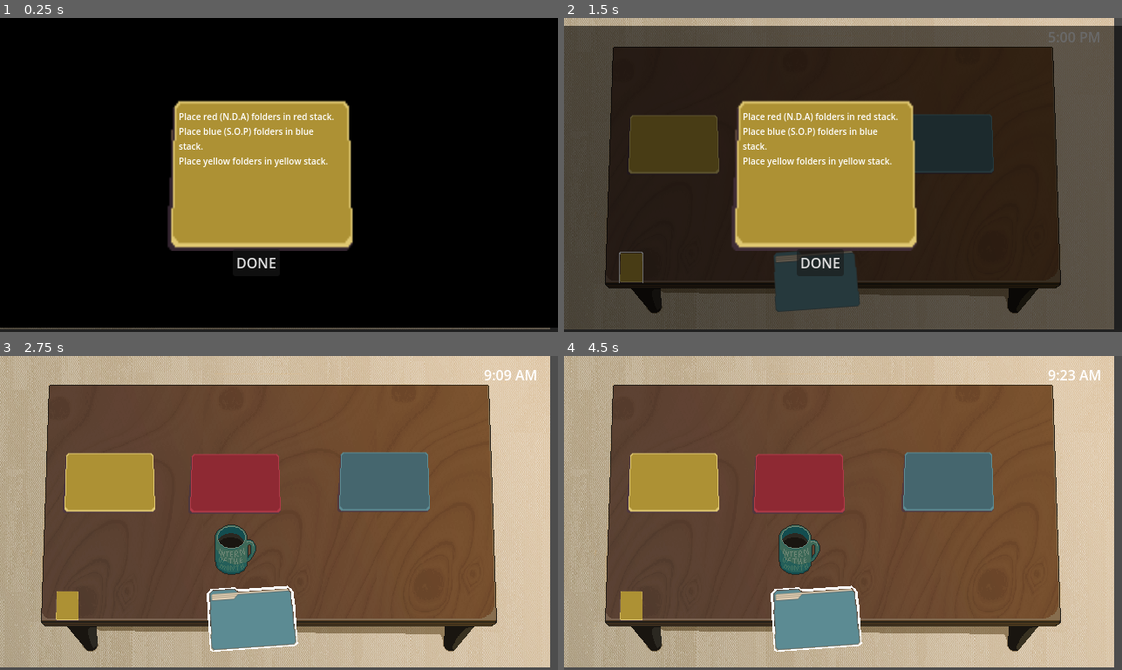
Above: before the commit, frames 1-4 (two rows, left to right).
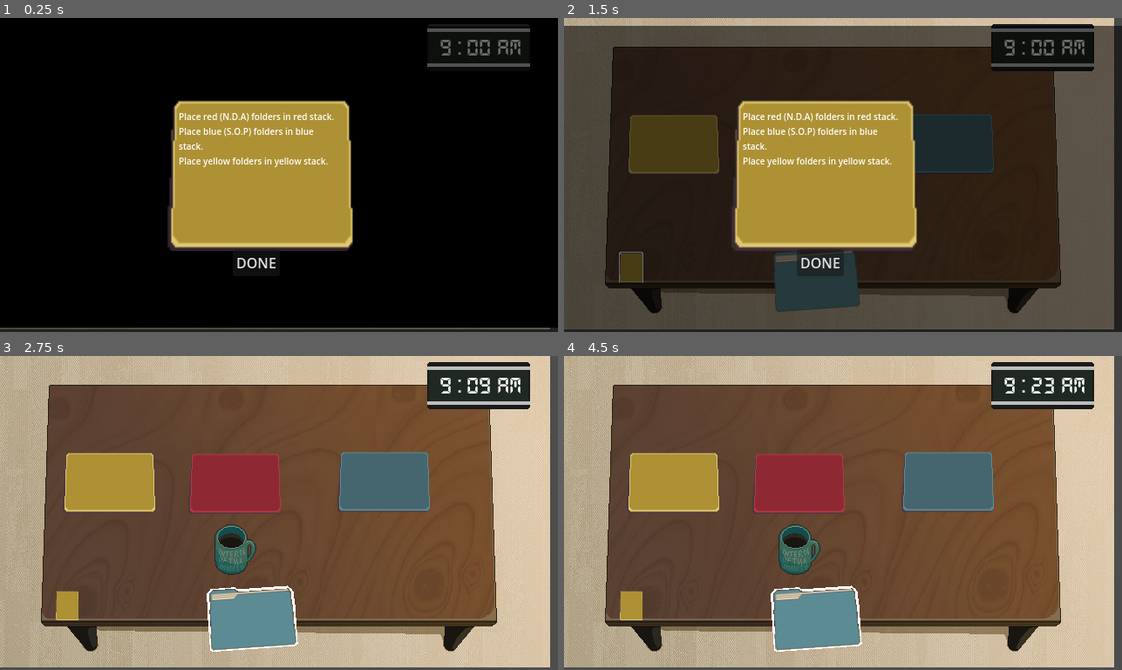
Above: after the commit, the same moments.

Repository: milk9111/godot-wild-jam-79
Game: Godot game, scene res://game.tscn
Two runs of this game, one before a commit and one after it. Both use one fixed random seed, a clock stepped at 60 frames per second and the inputs below.
Inputs (mouse positions are in pixels of both pictures, inside the frame that each line leads up to):
- Up to frame 1 (0.25 s): no input
- Up to frame 2 (1.5 s): click "DONE" at 0.5 s; click (630, 266) at 1.25 s
- Up to frame 3 (2.75 s): click "DONE" at 2 s
- Up to frame 4 (4.5 s): click (630, 604) at 2.75 s; click (630, 604) at 3.5 s; click "DONE" at 4.25 s

The runs differ from the first frame. In frame 1, 0.8% of the frame differs, in the area x 76-95%, y 1-16%; in frame 2, 2.4%; in frame 3, 2.8%; in frame 4, 2.8%, in the area x 76-97%, y 1-17%.

Commit message:
Added better digital clock

Diff:
--- a/clock.gd
+++ b/clock.gd
@@ -6,19 +6,20 @@
 const END_TIME := 17 * 60 * 60   # 5:00 PM in seconds
 const WORKDAY_DURATION := END_TIME - START_TIME  # Total workday duration in seconds
 
-
-@onready var label = $Label
+@onready var hour_label = %HourLabel
+@onready var minute_label = %MinuteLabel
+@onready var meridian_label = %MeridianLabel
 @onready var timer = $Timer
 
 var _is_ended
 
 
-func convert_timer_to_clock(timer: Timer) -> String:
-	var elapsed_ratio := (timer.wait_time - timer.time_left) / timer.wait_time
-	var current_time := START_TIME + (WORKDAY_DURATION * elapsed_ratio)
-	var hours := int(current_time / 3600.0) % 24
-	var minutes := int((int(current_time) % 3600) / 60)
-	return "%d:%02d %s" % [hours if hours <= 12 else hours - 12, minutes, "AM" if hours < 12 else "PM"]
+func convert_timer_to_clock(time_left):
+	var elapsed_ratio = (timer.wait_time - time_left) / timer.wait_time
+	var current_time = START_TIME + (WORKDAY_DURATION * elapsed_ratio)
+	var hours = int(current_time / 3600.0) % 24
+	var minutes = int((int(current_time) % 3600) / 60)
+	return [hours if hours <= 12 else hours - 12, minutes, "AM" if hours < 12 else "PM"]
 
 
 func initialize():
@@ -44,11 +45,10 @@
 
 
 func _update_time_left_to_live(time_left):
-	var minute = floor(time_left / 60)
-	var second = int(time_left) % 60
-	label.text = "%02d:%02d" % [minute, second]
-
-	label.text = convert_timer_to_clock(timer)
+	var time_parts = convert_timer_to_clock(time_left)
+	hour_label.text = "%d" % time_parts[0]
+	minute_label.text = "%02d" % time_parts[1]
+	meridian_label.text = "%s" % time_parts[2]
 
 
 func _on_timer_timeout():
--- a/clock.tscn
+++ b/clock.tscn
@@ -1,17 +1,66 @@
-[gd_scene load_steps=2 format=3 uid="uid://bkhy8ul4b81ku"]
+[gd_scene load_steps=4 format=3 uid="uid://bkhy8ul4b81ku"]
 
 [ext_resource type="Script" uid="uid://bdfw0cwe3xyli" path="res://clock.gd" id="1_venu5"]
+[ext_resource type="Texture2D" uid="uid://f66dcwsjr6ig" path="res://Assets/Art/digital_clock.png" id="2_kig64"]
+[ext_resource type="FontFile" uid="uid://bie17meqk86ip" path="res://Assets/Font/DS-DIGIB.TTF" id="3_4n1wf"]
 
 [node name="Clock" type="Node2D"]
+z_index = 1
 script = ExtResource("1_venu5")
-
-[node name="Label" type="Label" parent="."]
-offset_right = 40.0
-offset_bottom = 23.0
-text = "12:00 AM"
 
 [node name="Timer" type="Timer" parent="."]
 wait_time = 60.0
 one_shot = true
 
+[node name="Sprite2D" type="Sprite2D" parent="."]
+position = Vector2(46, 12)
+texture = ExtResource("2_kig64")
+
+[node name="TimeParts" type="Node2D" parent="Sprite2D"]
+position = Vector2(-50, -14)
+
+[node name="HourLabel" type="Label" parent="Sprite2D/TimeParts"]
+unique_name_in_owner = true
+offset_right = 19.0
+offset_bottom = 23.0
+size_flags_horizontal = 0
+size_flags_vertical = 0
+theme_override_fonts/font = ExtResource("3_4n1wf")
+theme_override_font_sizes/font_size = 28
+text = "1"
+horizontal_alignment = 2
+
+[node name="Colon" type="Label" parent="Sprite2D/TimeParts"]
+offset_left = 25.0
+offset_top = -1.0
+offset_right = 44.0
+offset_bottom = 28.0
+size_flags_horizontal = 0
+size_flags_vertical = 0
+theme_override_fonts/font = ExtResource("3_4n1wf")
+theme_override_font_sizes/font_size = 28
+text = ":"
+
+[node name="MinuteLabel" type="Label" parent="Sprite2D/TimeParts"]
+unique_name_in_owner = true
+offset_left = 36.0
+offset_right = 55.0
+offset_bottom = 23.0
+size_flags_horizontal = 0
+size_flags_vertical = 0
+theme_override_fonts/font = ExtResource("3_4n1wf")
+theme_override_font_sizes/font_size = 28
+text = "10"
+
+[node name="MeridianLabel" type="Label" parent="Sprite2D/TimeParts"]
+unique_name_in_owner = true
+offset_left = 71.0
+offset_right = 100.0
+offset_bottom = 29.0
+size_flags_horizontal = 0
+size_flags_vertical = 0
+theme_override_fonts/font = ExtResource("3_4n1wf")
+theme_override_font_sizes/font_size = 28
+text = "AM"
+
 [connection signal="timeout" from="Timer" to="." method="_on_timer_timeout"]
--- a/game.tscn
+++ b/game.tscn
@@ -26,12 +26,14 @@
 
 [node name="DayManager" parent="." instance=ExtResource("1_80nbo")]
 process_mode = 1
-position = Vector2(556, 13)
+position = Vector2(504, 25)
 days = Array[PackedScene]([ExtResource("3_vef74"), ExtResource("5_j5wjh"), ExtResource("4_eow3j")])
 
 [node name="PerformanceReview" parent="." instance=ExtResource("9_vef74")]
+visible = false
 
 [node name="PauseMenu" parent="." instance=ExtResource("10_hve3p")]
+visible = false
 
 [connection signal="animation_finished" from="DayTransition" to="." method="_on_day_transition_animation_finished"]
 [connection signal="day_ended" from="DayManager" to="." method="_on_day_manager_day_ended"]
Binary file added: Assets/Art/digital_clock.aseprite
Binary file added: Assets/Art/digital_clock.png
Not shown, added: Assets/Art/digital_clock.png.import
Binary file added: Assets/Font/DS-DIGI.TTF
Not shown, added: Assets/Font/DS-DIGI.TTF.import
Binary file added: Assets/Font/DS-DIGIB.TTF
Not shown, added: Assets/Font/DS-DIGIB.TTF.import
